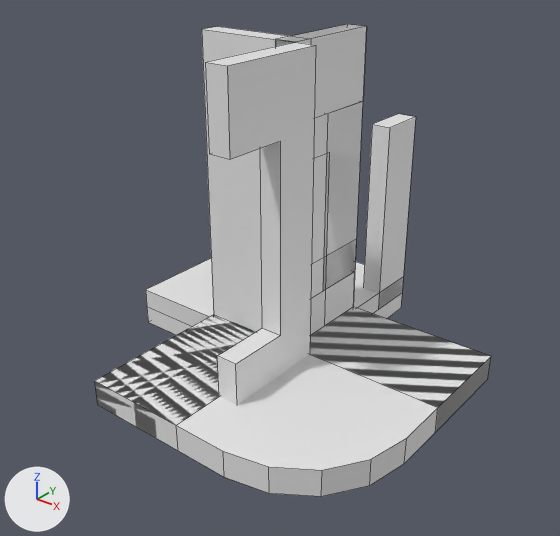
Before and after pictures for a commit that changed the FBX model Export Art/Motel/MotelKit/MotelKit.fbx.
The view is the same before and after, from a 50 mm camera at (3.75, -4.88, 4.05) aimed at (-0.58, 0.54, 0.68). Lighting does not change. The marker at lower left points along +X, +Y and +Z. The older version comes first. Mesh edges are drawn as thin lines. Where no turn or scale is listed for an object, it has been applied to the vertices.

Before the edit, the objects in view are built like this:
```python
ob_mo_floor = bpy.data.objects.new('MO_Floor', me_cube_053)
ob_mo_floor.location = (0.0, 0.0, 0.0)
ob_mo_sw_corner = bpy.data.objects.new('MO_SW_Corner', me_cube_003)
ob_mo_sw_corner.location = (0.0, 0.0, 0.0)
ob_mo_sw_x = bpy.data.objects.new('MO_SW_X', me_cube_007)
ob_mo_sw_x.location = (0.0, 0.0, 0.0)
ob_mo_sw_z = bpy.data.objects.new('MO_SW_Z', me_cube_008)
ob_mo_sw_z.location = (0.0, 0.0, 0.0)
ob_mo_wa_corner = bpy.data.objects.new('MO_WA_Corner', me_cube_005)
ob_mo_wa_corner.location = (0.0, 0.0, 0.0)
ob_mo_wa_corner.rotation_euler = (1.571, 0.0, 0.0)  # degrees (90, 0, 0)
ob_mo_wa_corner.scale = (0.01, 0.015, 0.005)
ob_mo_wa_flat = bpy.data.objects.new('MO_WA_Flat', me_cube_004)
ob_mo_wa_flat.location = (0.0, 0.0, 0.0)
ob_mo_wa_flatthird = bpy.data.objects.new('MO_WA_FlatThird', me_cube_006)
ob_mo_wa_flatthird.location = (0.0, 0.0, 0.0)
ob_mo_wa_winleft = bpy.data.objects.new('MO_WA_WinLeft', me_cube_001)
ob_mo_wa_winleft.location = (0.0, 0.0, 0.0)
ob_mo_wa_winright = bpy.data.objects.new('MO_WA_WinRight', me_cube_051)
ob_mo_wa_winright.location = (0.0, 0.0, 0.0)
ob_mo_wa_winright.rotation_euler = (1.571, 0.0, 0.0)  # degrees (90, 0, 0)
ob_mo_wa_winright.scale = (0.01, 0.015, 0.005)
# also in view: 'MO_Roof' at (-1.0, 1.0, 0.1); 'MO_Door' at (-0.1, 1.0, 1.0)
```
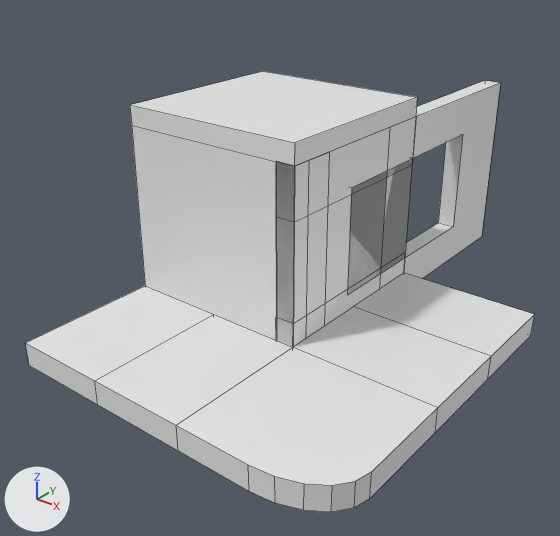
Where the newer file only moved an object's origin or applied its transform, the numbers keep the older frame.

What changed in the scene script:
```text
Change me_cube_005:
    used by ob_mo_wa_corner; location = (0.0, 0.0, 0.0); rotation_euler = (1.571, 0.0, 0.0), in degrees (90, 0, 0); scale = (0.01, 0.015, 0.005)
    remove me_cube_005.from_pydata(...)  # 16 vertices, 12 faces; spans x -100.0..0.0, y 0.0..200.0, z -200.0..0.0
    add me_cube_005.from_pydata(...)  # 16 vertices, 12 faces; spans x -200.0..0.0, y 0.0..200.0, z -200.0..0.0
    me_cube_005 part 3: the loose piece of 8 vertices spanning x -20.0..0.0, y 0.0..200.0, z -200.0..0.0 is turned 90 degrees about the y axis through its middle, then moved by (-90.0, 0.0, 90.0)
    me_cube_005 part 4: 8 of 16 vertices moved; they spanned x -100.0..0.0, y 0.0..200.0, z -40.0..0.0 and now span x -20.0..0.0, y 0.0..200.0, z -200.0..0.0; mean shift (40.0, 0.0, -80.0); largest move (-100.0, 200.0, 0.0) -> (-20.0, 200.0, -200.0)
Change me_cube_003:
    remove me_cube_003.from_pydata(...)  # 32 vertices, 22 faces; spans x -1.0..1.5, y -1.5..1.0, z 0.0..0.25
    remove me_cube_003.materials.append(mat_sidewalk)  # white #e7e7e7
    add me_cube_003.from_pydata(...)  # 34 vertices, 23 faces; spans x -1.0..1.5, y -1.5..1.0, z 0.0..0.25
    me_cube_003 part 8
    1 vertex is removed from x 1.21, y -1.21, z 0.25
    4 faces are deleted
    9 vertices move from x 0.5..1.5, y -1.5..-0.5, z 0.0..0.25 to x 0.75..1.5, y -1.5..-1.0, z 0.0..0.25
    3 vertices are added at (1.19, -1.4, 0.0), (1.19, -1.4, 0.25), (1.36, -1.29, 0.25)
    5 new faces join them
Change me_cube_051:
    used by ob_mo_wa_winright; location = (0.0, 0.0, 0.0); rotation_euler = (1.571, 0.0, 0.0), in degrees (90, 0, 0); scale = (0.01, 0.015, 0.005)
    remove me_cube_051.from_pydata(...)  # 20 vertices, 12 faces; spans x -20.0..0.0, y 0.0..200.0, z -200.0..0.0
    add me_cube_051.from_pydata(...)  # 16 vertices, 10 faces; spans x -198.0..2.0, y 0.0..200.0, z -200.0..0.0
    me_cube_051 part 1: the whole mesh is rebuilt
    remove me_cube_051.materials.append(mat_outsidewall)  # white #e7e7e7
Change me_cube_008:
    remove me_cube_008.from_pydata(...)  # 8 vertices, 6 faces; spans x -1.0..0.0, y -1.5..0.0, z 0.0..0.25
    add me_cube_008.from_pydata(...)  # 8 vertices, 6 faces; spans x -2.0..-1.0, y -1.5..0.0, z 0.0..0.25
    me_cube_008 part 2: the whole mesh is moved by (-1.0, 0.0, 0.0)
Change me_cube_007:
    remove me_cube_007.from_pydata(...)  # 8 vertices, 6 faces; spans x 0.0..1.5, y 0.0..1.0, z 0.0..0.25
    add me_cube_007.from_pydata(...)  # 8 vertices, 6 faces; spans x 0.0..1.5, y 1.0..2.0, z 0.0..0.25
    me_cube_007 part 5: the whole mesh is moved by (0.0, 1.0, 0.0)
Change me_cube_004:
    remove me_cube_004.from_pydata(...)  # 8 vertices, 6 faces; spans x -0.2..0.0, y 0.0..1.0, z 0.0..3.0
    add me_cube_004.from_pydata(...)  # 8 vertices, 6 faces; spans x -0.2..0.0, y 0.0..2.0, z 0.0..2.0
    me_cube_004 part 7: the whole mesh is scaled about the mesh origin by (1, 2, 0.667)
Change me_cube_001:
    remove me_cube_001.from_pydata(...)  # 16 vertices, 10 faces; spans x 0.0..0.2, y -1.0..0.0, z 0.0..3.0
    remove me_cube_001.materials.append(mat_insidewall)  # white #e7e7e7
    remove me_cube_001.materials.append(mat_outsidewall)  # white #e7e7e7
    add me_cube_001.from_pydata(...)  # 16 vertices, 10 faces; spans x -0.2..0.0, y 0.0..2.0, z 0.0..2.0
    me_cube_001 part 6
    15 vertices are removed from x 0.0..0.2, y -1.0..0.0, z 0.0..3.0
    10 faces are deleted
    1 vertex moves within x 0.0, y 0.0, z 0.0
    8 vertices are added at x -0.2, y 0.0..2.0, z 0.0..2.0
    7 new vertices lie (0.2, 0.0, 0.0) away from vertices in x -0.2, y 0.0..2.0, z 0.0..2.0
    10 new faces join them
    add me_cube_001.materials.append(mat_material_001)  # white #e7e7e7
Change ob_mo_wa_corner:
    ob_mo_wa_corner.scale: (0.01, 0.015, 0.005) -> (0.01, 0.01, 0.01)
Change ob_mo_roof:
    ob_mo_roof.location: (0.0, 0.0, 0.0) -> (0.0, 0.0, 2.0)
Change ob_mo_wa_winright:
    ob_mo_wa_winright.location: (0.0, 0.0, 0.0) -> (0.0, 2.0, 0.0)
    ob_mo_wa_winright.scale: (0.01, 0.015, 0.005) -> (0.001, 0.01, 0.01)
Change ob_mo_wa_winfull:
    ob_mo_wa_winfull.scale: (0.01, 0.015, 0.005) -> (0.01, 0.01, 0.01)
Remove ob_mo_wa_flatthird:
    ob_mo_wa_flatthird = bpy.data.objects.new('MO_WA_FlatThird', me_cube_006)
```

Changed parts and their boxes [x1, y1, x2, y2] in the pictures (560 x 536 px; the box of a moved part takes in the faces that stretch with it):
'MO_SW_Corner', reshaped (8% taller)
    before: [95, 307, 491, 496]
    after: [95, 307, 491, 512]
'MO_WA_Corner', reshaped, rescaled (68% wider, 28% shorter)
    before: [202, 24, 365, 332]
    after: [132, 126, 407, 347]
'MO_WA_WinLeft', reshaped
    before: [205, 42, 316, 405]
    after: [293, 117, 416, 347]
'MO_Roof', moved
    before: [146, 258, 403, 326]
    after: [130, 71, 417, 166]
'MO_WA_WinRight', reshaped, moved, rescaled (18% wider, 36% shorter)
    before: [286, 24, 367, 336]
    after: [404, 80, 500, 279]
'MO_SW_Z', moved (not visible before)
    after: [25, 286, 213, 405]
'MO_SW_X', moved (not visible before)
    after: [354, 273, 534, 379]
'MO_WA_Flat', rescaled
    before: [326, 102, 362, 276]
    after: [294, 166, 381, 295]
'MO_WA_WinFull', rescaled
    before: [275, 40, 342, 288]
    after: [276, 160, 412, 346]
'MO_WA_FlatThird', deleted
    before: [323, 242, 356, 290]
part 3 of me_cube_005, moved or reshaped
    before: [275, 24, 365, 291]
    after: [132, 126, 295, 347]
part 4 of me_cube_005, moved or reshaped
    before: [202, 26, 309, 332]
    after: [276, 162, 407, 346]
part 8 of me_cube_003, moved or reshaped
    before: [177, 355, 437, 496]
    after: [177, 347, 437, 512]
'MO_Door', unchanged, covered by the edit
    before: [323, 114, 416, 309]
    after: [294, 158, 413, 274]
